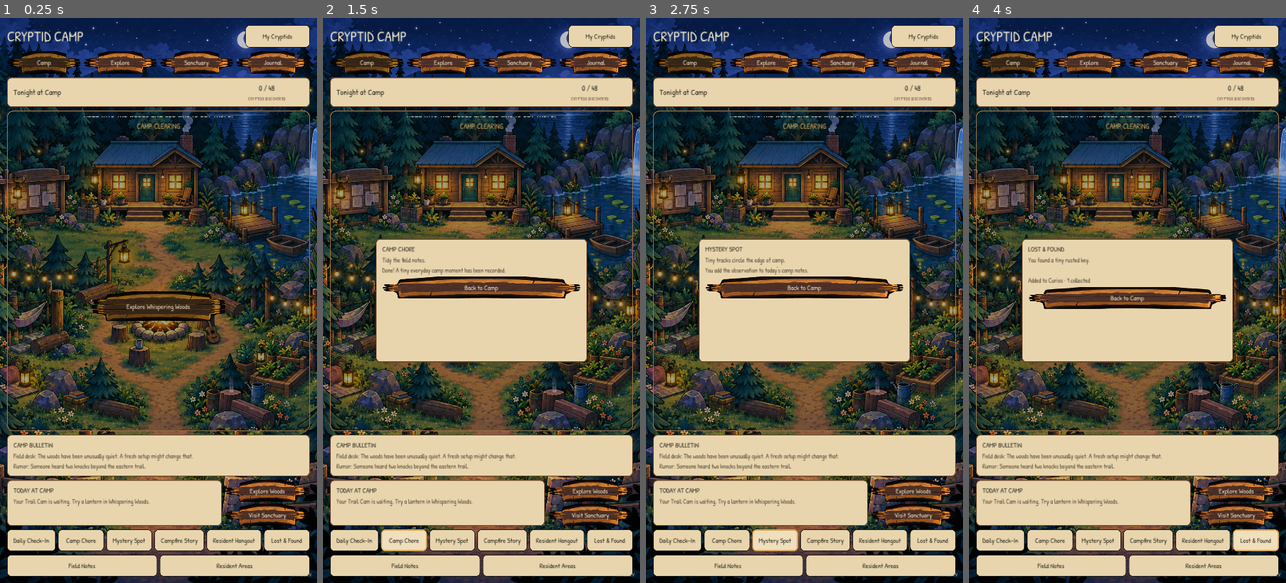
Above: before the commit, frames 1-4 (left to right).
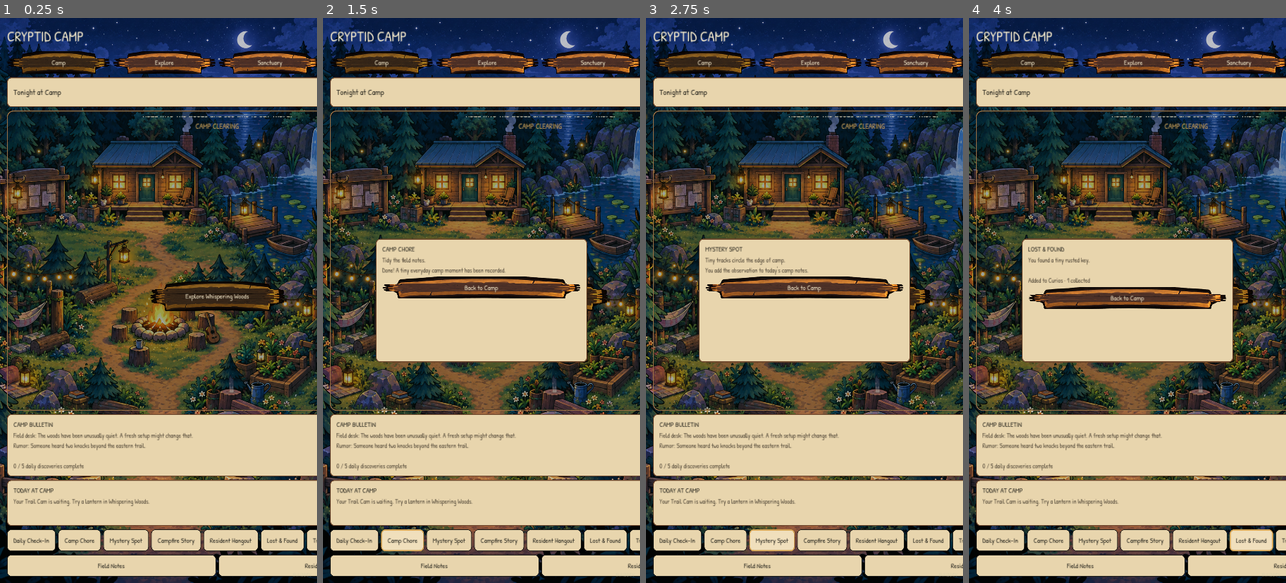
Above: after the commit, the same moments.

Repository: rabine707/cryptid-camp
Game: Godot game, scene res://scenes/main/main.tscn
The game is run twice, just before and just after one commit, with the same random seed, the same clock (stepped at 60 frames per second) and the same inputs.
Inputs:
- Up to frame 1 (0.25 s): no input
- Up to frame 2 (1.5 s): click "Daily Check-In" at 0.5 s; click "Camp Chore" at 1.25 s
- Up to frame 3 (2.75 s): click "Mystery Spot" at 2 s
- Up to frame 4 (4 s): click "Resident Hangout" at 2.75 s; click "Lost & Found" at 3.5 s

The runs differ from the first frame. In frame 1, 15% of the frame differs, in the area x 2-100%, y 1-99%; in frame 2, 13%; in frame 3, 13%; in frame 4, 13%.

Commit message:
Add trail cam, curio shelf, camp mail and daily progress

Diff:
--- a/scripts/main/main.gd
+++ b/scripts/main/main.gd
@@ -116,7 +116,7 @@
 		var spots=[Vector2(.20,.64),Vector2(.48,.70),Vector2(.76,.61),Vector2(.52,.36)]
 		for i in range(mini(visitors.size(),4)): _add_visitor(layer,visitors[i],spots[i],i)
 
-	var bulletin := _home_card("CAMP BULLETIN", _camp_bulletin())
+	var bulletin := _home_card("CAMP BULLETIN", _camp_bulletin() + "\n\n" + _camp_progress_text())
 	page.add_child(bulletin)
 
 	var news := HBoxContainer.new()
@@ -135,7 +135,7 @@
 	var activities := HBoxContainer.new()
 	activities.add_theme_constant_override("separation", 8)
 	page.add_child(activities)
-	for activity in [["Daily Check-In","checkin"],["Camp Chore","chore"],["Mystery Spot","mystery"],["Campfire Story","story"],["Resident Hangout","hangout"],["Lost & Found","lost"]]:
+	for activity in [["Daily Check-In","checkin"],["Camp Chore","chore"],["Mystery Spot","mystery"],["Campfire Story","story"],["Resident Hangout","hangout"],["Lost & Found","lost"],["Trail Cam","trailcam"],["Curio Shelf","curios"],["Camp Mail","mail"]]:
 		var activity_button := _button(activity[0], "paper")
 		activity_button.size_flags_horizontal = Control.SIZE_EXPAND_FILL
 		activity_button.pressed.connect(_daily_activity.bind(activity[1]))
@@ -204,6 +204,23 @@
 				if found not in curios: curios.append(found)
 				GameState.state["curiosities"] = curios
 				body = "You found a %s.\n\nAdded to Curios · %d collected" % [found, curios.size()]
+		"trailcam":
+			title = "TRAIL CAM"
+			var sightings := ["Nothing but a raccoon staring directly into the lens.", "A pale shape crosses the very edge of frame.", "Two bright eyes appear much higher than expected.", "The camera caught branches moving with no visible animal.", "A resident wandered past and investigated the camera.", "One frame is completely washed out by a strange glow."]
+			body = "Last night's camera card:\n\n" + sightings[abs(hash(day_key + "cam")) % sightings.size()]
+			if not GameState.state.get("discovered_species", []).is_empty():
+				body += "\n\nYour existing field notes may help explain it."
+		"curios":
+			title = "CURIO SHELF"
+			var curios: Array = GameState.state.get("curiosities", [])
+			if curios.is_empty():
+				body = "The shelf is empty. Check Lost & Found each day and strange little objects will start collecting here."
+			else:
+				body = "%d curios collected\n\n• %s" % [curios.size(), "\n• ".join(curios)]
+		"mail":
+			title = "CAMP MAIL"
+			var letters := ["RANGER NOTE\nHeard something knocking beyond the eastern trail. Didn't sound like a woodpecker.", "POSTCARD\nWish you were here. Something enormous moved under the lake this morning.", "FIELD OFFICE\nReminder: unusual tracks are evidence, not an invitation to chase things into the dark.", "ANONYMOUS NOTE\nYour lantern setup is visible from farther into the woods than you think.", "LOCAL TIP\nIf you hear crying near the wet trail, look for puddles before footprints."]
+			body = letters[abs(hash(day_key + "mail")) % letters.size()] + "\n\nNew mail arrives with the next day."
 		"mystery":
 			title = "MYSTERY SPOT"
 			if today.get("mystery", false):
@@ -264,6 +281,15 @@
 	panel.queue_free()
 	_show_activity_popup("CHORE COMPLETE", "Camp is ready for the day. You recorded a new everyday Camp Moment.")
 
+func _camp_progress_text() -> String:
+	var daily: Dictionary = GameState.state.get("daily_camp", {})
+	var today: Dictionary = daily.get(_today_key(), {})
+	var keys := ["checkin","chore","mystery","hangout","lost"]
+	var done := 0
+	for key in keys:
+		if today.get(key, false): done += 1
+	return "%d / %d daily discoveries complete" % [done, keys.size()]
+
 func _camp_bulletin() -> String:
 	var key := _today_key()
 	var lines: Array[String] = []
